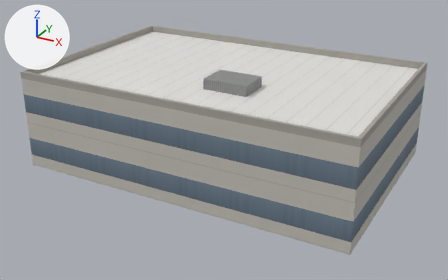
What one commit did to the glTF model data/models/khsv_tower_base.glb.
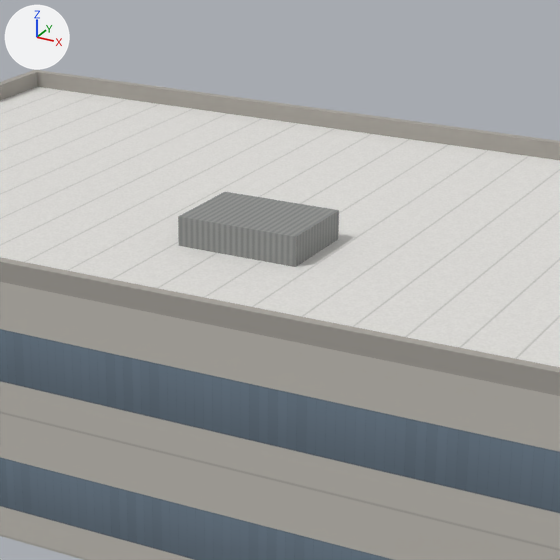
Each version is shown whole from a 50 mm lens placed at (33.3, -61.6, 30.2), pointed at (0.2, -1.4, 0.1), then close up on the part from 31% to 76% of the width and 0% to 73% of the height. Arrows for +X, +Y and +Z are at upper left; the lights stay in place. The first two pictures are the older version.

Before the edit, the objects in view are built like this:
```python
me_khsv_tower_base_coping = bpy.data.meshes.new('khsv_tower_base_coping')
me_khsv_tower_base_coping.from_pydata(...)  # 24 vertices, 48 faces; spans x -20.0..20.0, y -13.0..13.0, z 8.0..8.8
me_khsv_tower_base_coping.materials.append(mat_coping)  # picture img_coping
me_khsv_tower_base_plant = bpy.data.meshes.new('khsv_tower_base_plant')
me_khsv_tower_base_plant.from_pydata(...)  # a box spanning x 0.27..5.47, y -6.23..-2.46, z 8.0..9.21
me_khsv_tower_base_plant.materials.append(mat_plant)  # picture img_plant
me_khsv_tower_base_roof = bpy.data.meshes.new('khsv_tower_base_roof')
me_khsv_tower_base_roof.from_pydata(...)  # 8 vertices, 4 faces; spans x -20.0..20.0, y -13.0..13.0, z -3.0..8.0
me_khsv_tower_base_roof.materials.append(mat_roof)  # picture img_roof
ob_khsv_tower_base_coping = bpy.data.objects.new('khsv_tower_base_coping', me_khsv_tower_base_coping)
ob_khsv_tower_base_coping.location = (0.0, 0.0, 0.0)
ob_khsv_tower_base_plant = bpy.data.objects.new('khsv_tower_base_plant', me_khsv_tower_base_plant)
ob_khsv_tower_base_plant.location = (0.0, 0.0, 0.0)
ob_khsv_tower_base_roof = bpy.data.objects.new('khsv_tower_base_roof', me_khsv_tower_base_roof)
ob_khsv_tower_base_roof.location = (0.0, 0.0, 0.0)
# also in view: 'khsv_tower_base_office_wall' at (0.0, 0.0, 2.5)
```
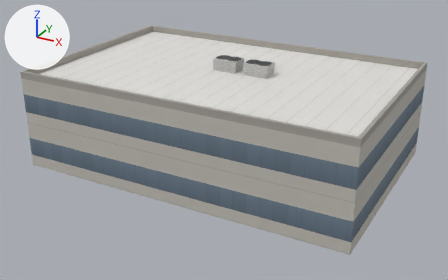
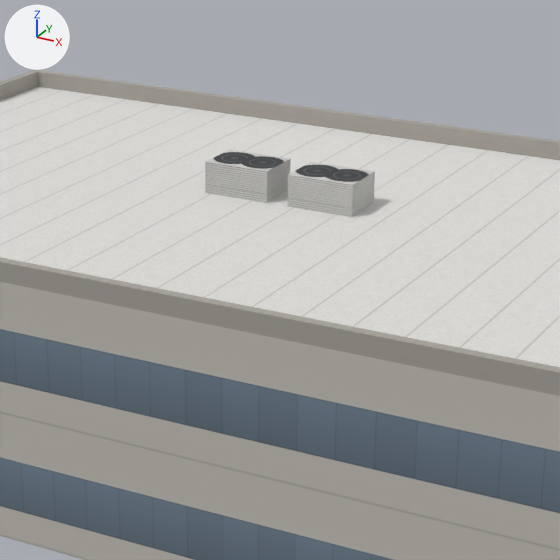
Diff of the bpy script that builds the scene:
```diff
--- a/data/models/khsv_tower_base.glb.py
+++ b/data/models/khsv_tower_base.glb.py
@@ img_ac_top @@
+img_ac_top = load_image('ac_top', '_unpacked/ac_top', 96, 70, 'sRGB')
@@ img_ac_side @@
+img_ac_side = load_image('ac_side', '_unpacked/ac_side', 64, 44, 'sRGB')
@@ mat_ac_top @@
+mat_ac_top = principled_material('ac_top')
+mat_ac_top.texture = img_ac_top
+mat_ac_top.roughness = 0.85
@@ mat_ac_side @@
+mat_ac_side = principled_material('ac_side')
+mat_ac_side.texture = img_ac_side
+mat_ac_side.roughness = 0.85
@@ me_khsv_tower_base_ac_top @@
+me_khsv_tower_base_ac_top.from_pydata(...)  # 8 vertices, 4 faces; spans x -2.26..4.74, y 0.35..2.55, z 9.4
+me_khsv_tower_base_ac_top.materials.append(mat_ac_top)  # picture img_ac_top
@@ me_khsv_tower_base_ac_side @@
+me_khsv_tower_base_ac_side.from_pydata(...)  # 16 vertices, 16 faces; spans x -2.26..4.74, y 0.35..2.55, z 8.0..9.4
+me_khsv_tower_base_ac_side.materials.append(mat_ac_side)  # picture img_ac_side
@@ ob_khsv_tower_base_plant @@
-ob_khsv_tower_base_plant = bpy.data.objects.new('khsv_tower_base_plant', me_khsv_tower_base_plant)
-ob_khsv_tower_base_plant.location = (0.0, 0.0, 0.0)
@@ ob_khsv_tower_base_ac_top @@
+ob_khsv_tower_base_ac_top = bpy.data.objects.new('khsv_tower_base_ac_top', me_khsv_tower_base_ac_top)
+ob_khsv_tower_base_ac_top.location = (0.0, 0.0, 0.0)
@@ ob_khsv_tower_base_ac_side @@
+ob_khsv_tower_base_ac_side = bpy.data.objects.new('khsv_tower_base_ac_side', me_khsv_tower_base_ac_side)
+ob_khsv_tower_base_ac_side.location = (0.0, 0.0, 0.0)
```

Pixel boxes (x1, y1, x2, y2) of what changed, in the close-ups (560 x 560 px):
'khsv_tower_base_plant', deleted: before (178, 192, 339, 267)
'khsv_tower_base_ac_side', added: after (205, 159, 375, 217)
'khsv_tower_base_ac_top', added: after (206, 150, 375, 185)
